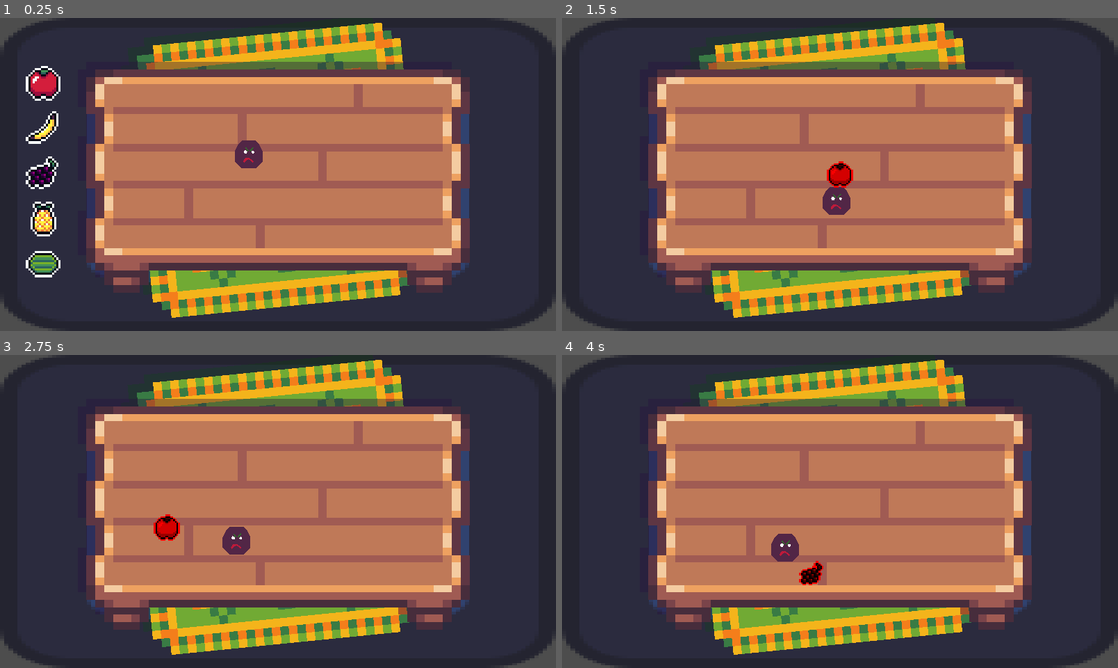
Above: before the commit, frames 1-4 (two rows, left to right).
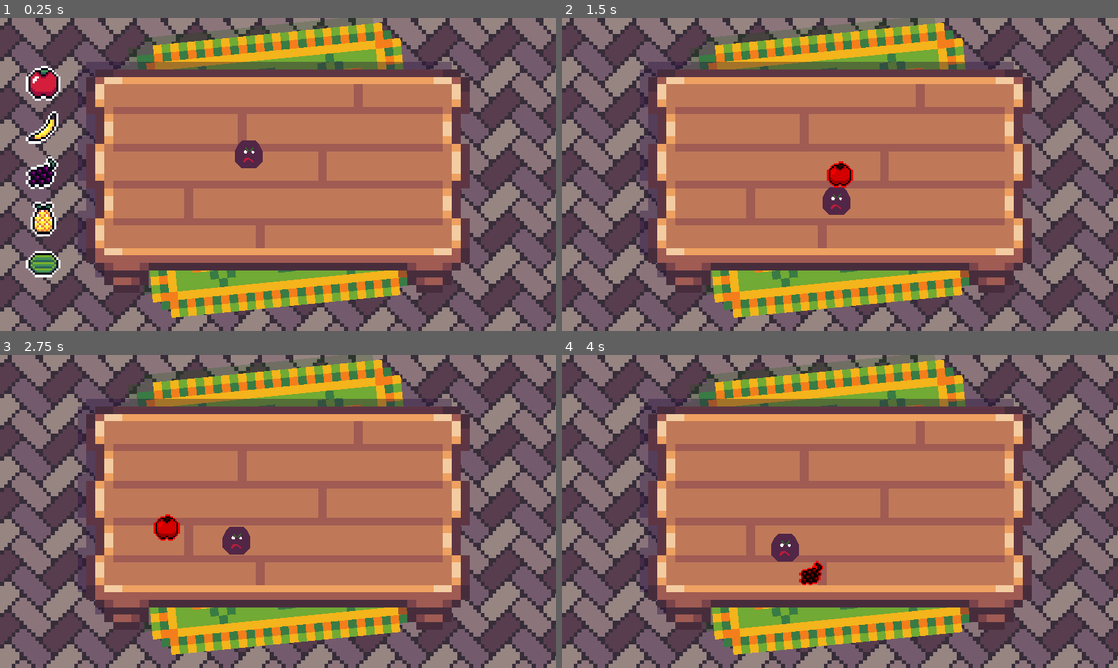
Above: after the commit, the same moments.

Repository: alexg-lviv/FruitTheNinja
Game: Godot game, scene res://src/GameField/MainScene.tscn
Two runs of this game, one before a commit and one after it. Both use one fixed random seed, a clock stepped at 60 frames per second and the inputs below. The engine's default icon, where the game draws it, is replaced by a stand-in: a white triangle on a blue panel in a dark square.
Inputs (mouse positions are in pixels of both pictures, inside the frame that each line leads up to):
- Up to frame 1 (0.25 s): no input
- Up to frame 2 (1.5 s): click (606, 83) at 0.5 s; move the mouse to (840, 174) at 1.27 s; press the mouse at (840, 174) at 1.28 s
- Up to frame 3 (2.75 s): move the mouse to (166, 527) at 2.02 s; release the mouse at (166, 527) at 2.03 s; tap 1 (launch_apple) at 2.1 s; click (166, 527) at 2.17 s
- Up to frame 4 (4 s): move the mouse to (895, 442) at 2.77 s; tap 2 (launch_banana) at 2.85 s; click (895, 442) at 2.92 s; move the mouse to (812, 574) at 3.52 s; tap 3 (launch_grape) at 3.6 s; click (812, 574) at 3.67 s

The runs differ from the first frame. In frame 1, 35% of the frame differs, in the area x 0-100%, y 0-100%; in frame 2, 37%; in frame 3, 37%; in frame 4, 37%.

Commit message:
Add floor

Diff:
--- a/src/GameField/MainScene.tscn
+++ b/src/GameField/MainScene.tscn
@@ -1,7 +1,7 @@
 [gd_scene load_steps=10 format=3 uid="uid://d1eme8vjjcd34"]
 
 [ext_resource type="Script" path="res://src/GameField/MainScene.gd" id="1_fcdyl"]
-[ext_resource type="Texture2D" uid="uid://bw4ti7ji6xg16" path="res://icon.svg" id="1_g6awj"]
+[ext_resource type="Texture2D" uid="uid://u63b5x05f7cc" path="res://assets/backgrounds/floor.png" id="2_vflbv"]
 [ext_resource type="Texture2D" uid="uid://covhicrdu1iu0" path="res://assets/backgrounds/carpet.png" id="3_kc82t"]
 [ext_resource type="Shader" path="res://src/UI/shaders/shadow.gdshader" id="4_7j0s5"]
 [ext_resource type="Texture2D" uid="uid://gr8j8k68ub8o" path="res://assets/backgrounds/table.png" id="4_ixhuf"]
@@ -30,14 +30,15 @@
 script = ExtResource("1_fcdyl")
 
 [node name="Background" type="TextureRect" parent="."]
-self_modulate = Color(0.47451, 0.435294, 0.67451, 0.666667)
+self_modulate = Color(0.678431, 0.541176, 0.529412, 1)
 layout_mode = 1
 anchors_preset = 15
 anchor_right = 1.0
 anchor_bottom = 1.0
 grow_horizontal = 2
 grow_vertical = 2
-texture = ExtResource("1_g6awj")
+texture = ExtResource("2_vflbv")
+stretch_mode = 1
 
 [node name="AimField" type="Control" parent="."]
 layout_mode = 1
Binary file added: assets/backgrounds/floor.png
Not shown, added: assets/backgrounds/floor.png.import
